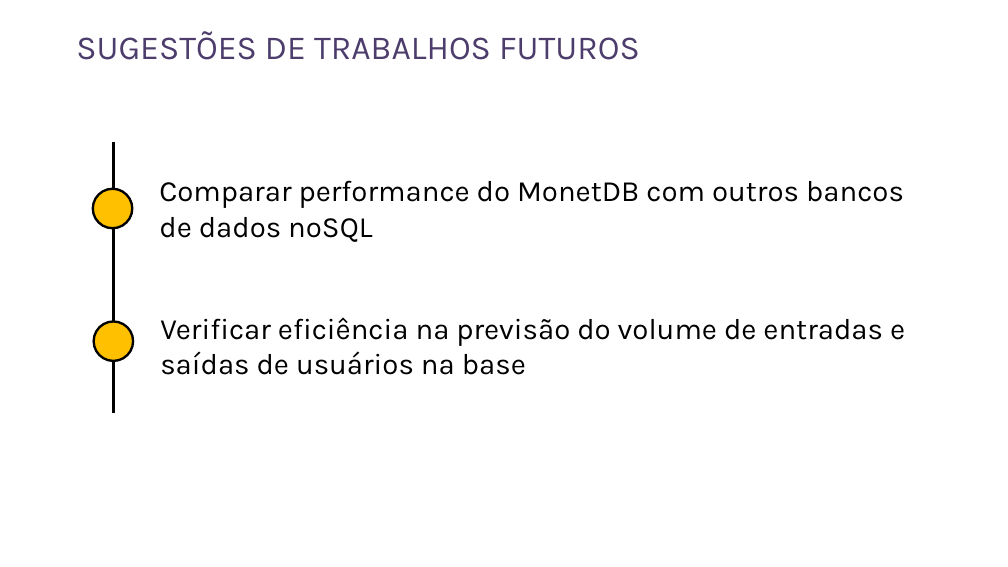
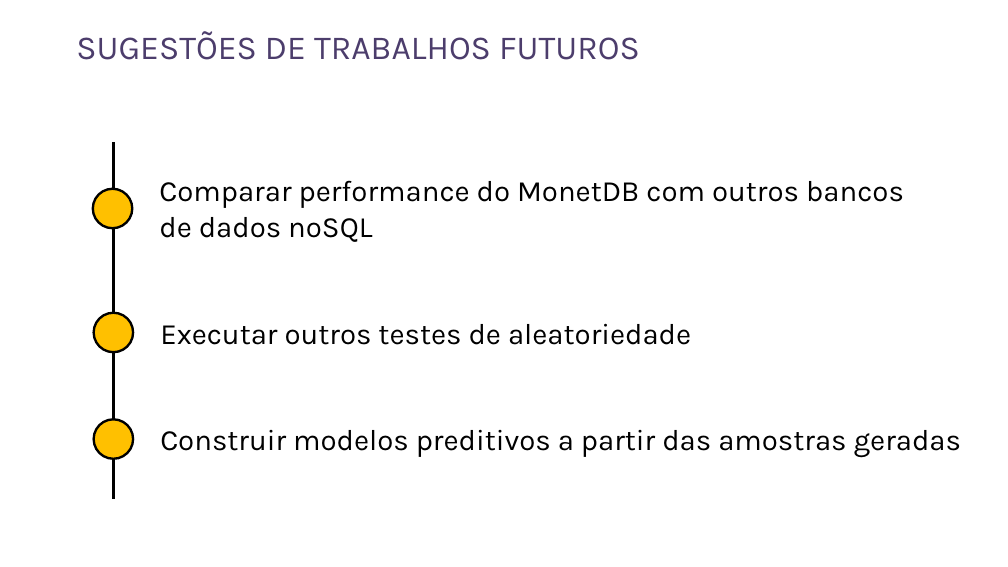
Before and after one commit to rnmourao/monet_sampling_benchmark, a slide deck: slide 21 of paper/Apresentação MonetDB v2.pptx. Drawn at 1008x567 pixels with LibreOffice and Linux fonts; fonts in the diff are those of the drawing. Boxes give left, top, right and bottom in pixels: in the first picture for what was removed or moved away, otherwise in the second. Text is boxed around its words. In the diff, an @@ line names an element or a change of style, - is before the commit and + after.

```diff
--- a/paper/Apresentação MonetDB v2.pptx
+++ b/paper/Apresentação MonetDB v2.pptx
@@ line moved from (113, 142) - (113, 413) to (113, 142) - (113, 500) @@
@@ ellipse: place and size @@
-ellipse at (94, 321, 133, 361)
+ellipse at (94, 313, 133, 352)
@@ text at (160, 323, 691, 345): text changed @@
-Verificar eficiência na previsão do volume de entradas e saídas de usuários na base
+Executar outros testes de aleatoriedade
@@ ellipse added at (94, 420, 133, 459), fill #FFC000, outline #000000 2.25 pt @@
@@ text added at (160, 430, 961, 457), 28 pt, text #000000 @@
+Construir modelos preditivos a partir das amostras geradas
```
Also in this commit, not shown: 3 other slides changed.
